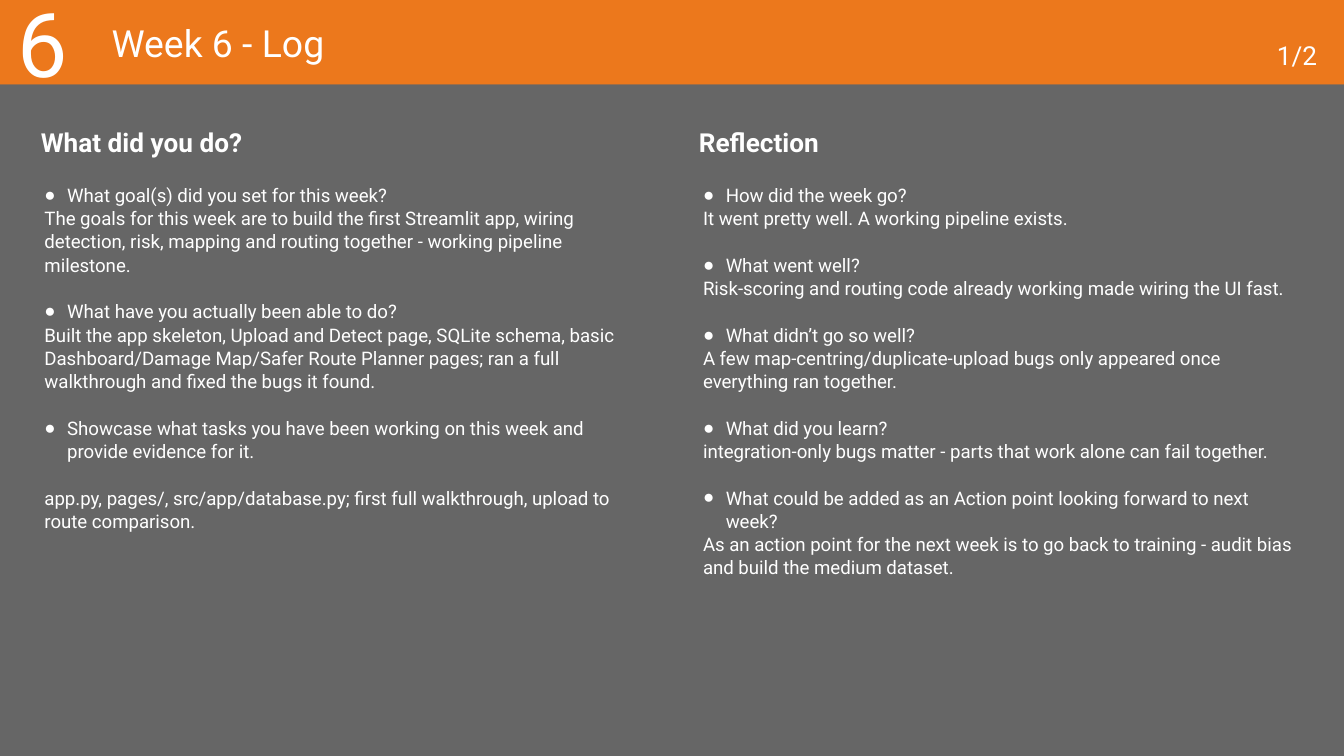
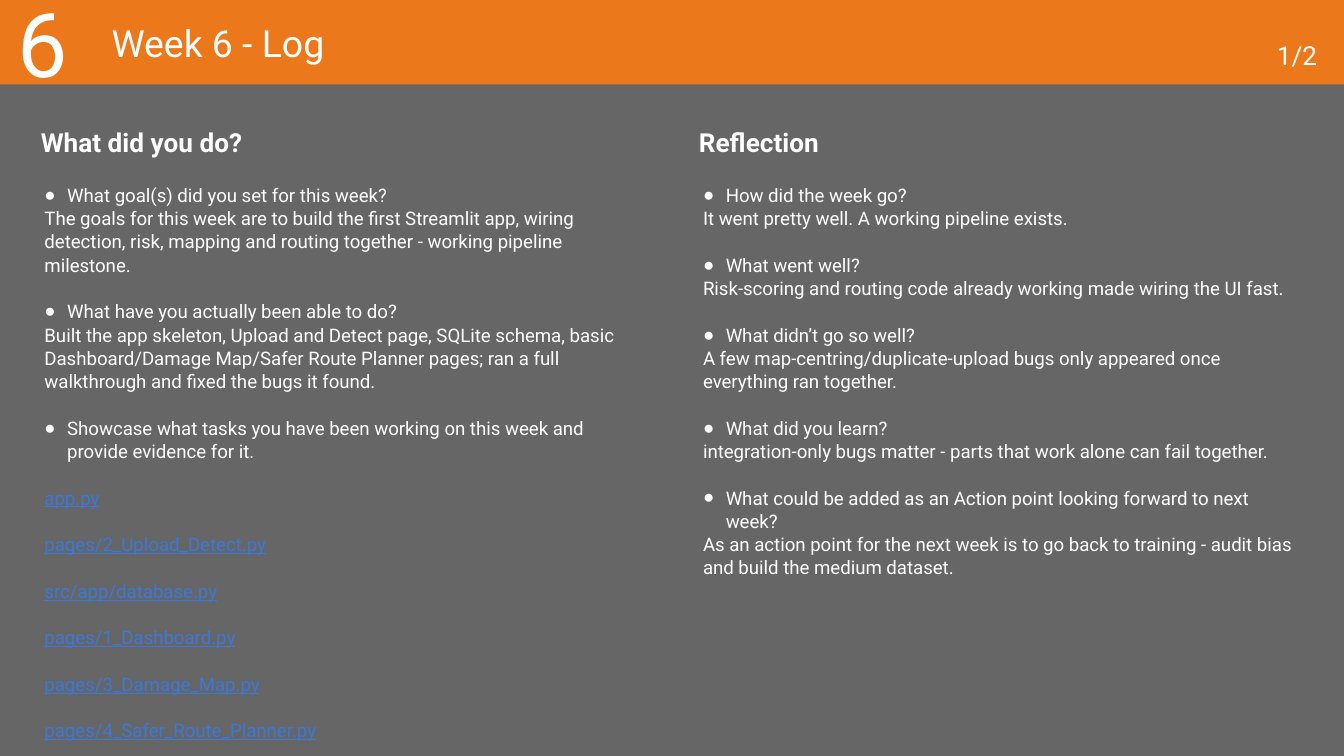
Before and after one commit to VladislavStoimenov235030/Vladislav_Stoimenov_Graduation_Project_25_26, a slide deck: slide 19 of thesis/evidencing/2026-27 Learning Log Graduation Project.pptx. Drawn at 1344x756 pixels with LibreOffice and Linux fonts; fonts in the diff are those of the drawing. Boxes give left, top, right and bottom in pixels: in the first picture for what was removed or moved away, otherwise in the second. Text is boxed around its words. In the diff, an @@ line names an element or a change of style, - is before the commit and + after.

```diff
--- a/thesis/evidencing/2026-27 Learning Log Graduation Project.pptx
+++ b/thesis/evidencing/2026-27 Learning Log Graduation Project.pptx
@@ text at box(44, 495, 316, 741): text changed; text colour #FFFFFF to #3C78D8 @@
-app.py, pages/, src/app/database.py; first full walkthrough, upload to route comparison.
+app.py
+pages/2_Upload_Detect.py
+src/app/database.py
+pages/1_Dashboard.py
+pages/3_Damage_Map.py
+pages/4_Safer_Route_Planner.py
```
Also in this commit, not shown: 18 other slides changed, 2 other files.
